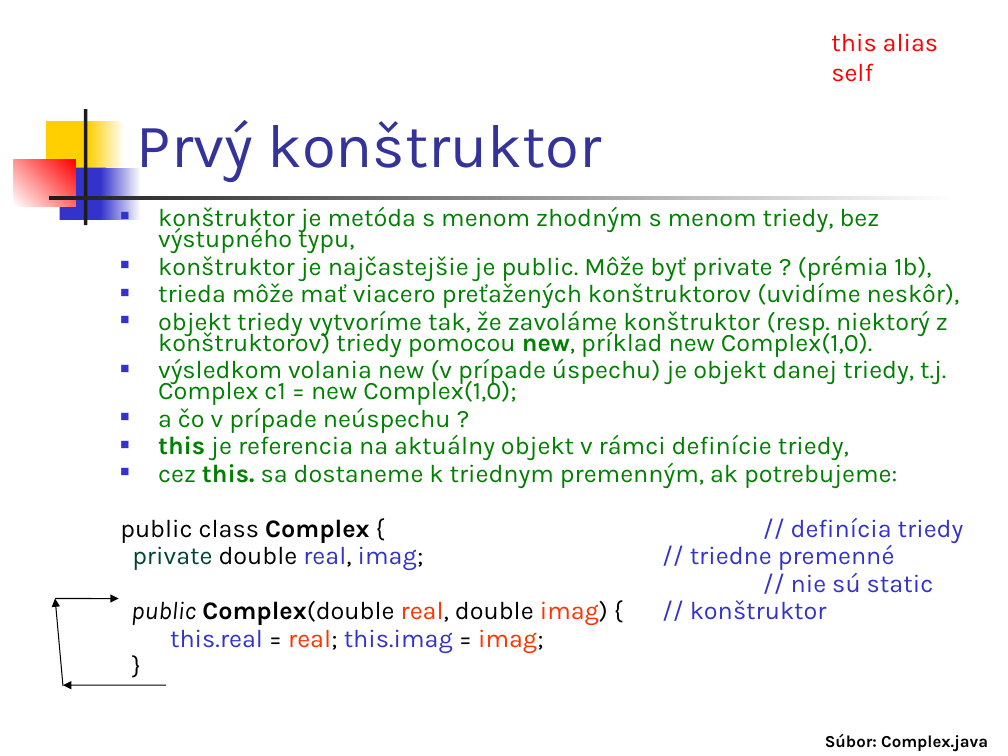
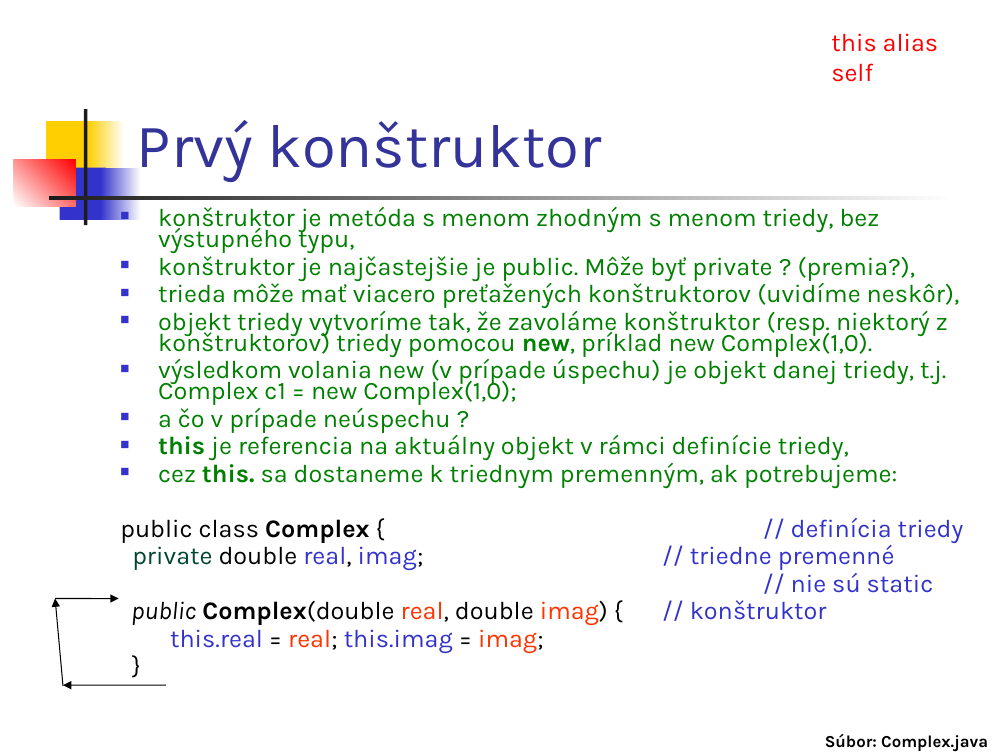
Before and after one commit to Programovanie4/Prednasky, a slide deck: slide 10 of 03/03_java.ppt. Drawn at 1008x756 pixels with LibreOffice and Linux fonts; fonts in the diff are those of the drawing. Boxes give left, top, right and bottom in pixels: in the first picture for what was removed or moved away, otherwise in the second. Text is boxed around its words. In the diff, an @@ line names an element or a change of style, - is before the commit and + after.

```diff
--- a/03/03_java.ppt
+++ b/03/03_java.ppt
@@ text at bbox=[158, 252, 915, 281]: text changed @@
-■ konštruktor je najčastejšie je public. Môže byť private ? (prémia 1b),
+■ konštruktor je najčastejšie je public. Môže byť private ? (premia?),
```
Also in this commit, not shown: 1 other slide changed, 2 other files.
